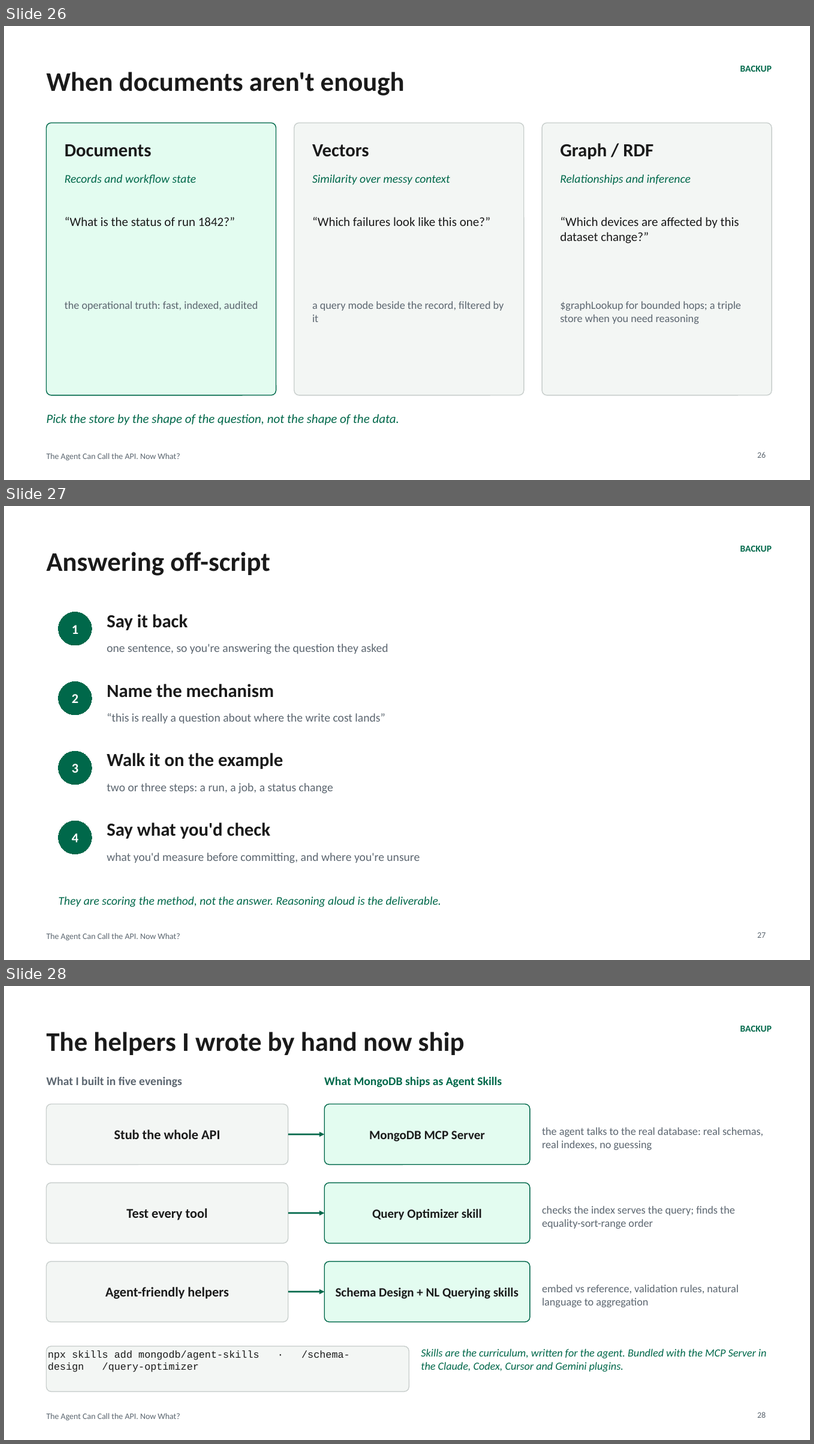
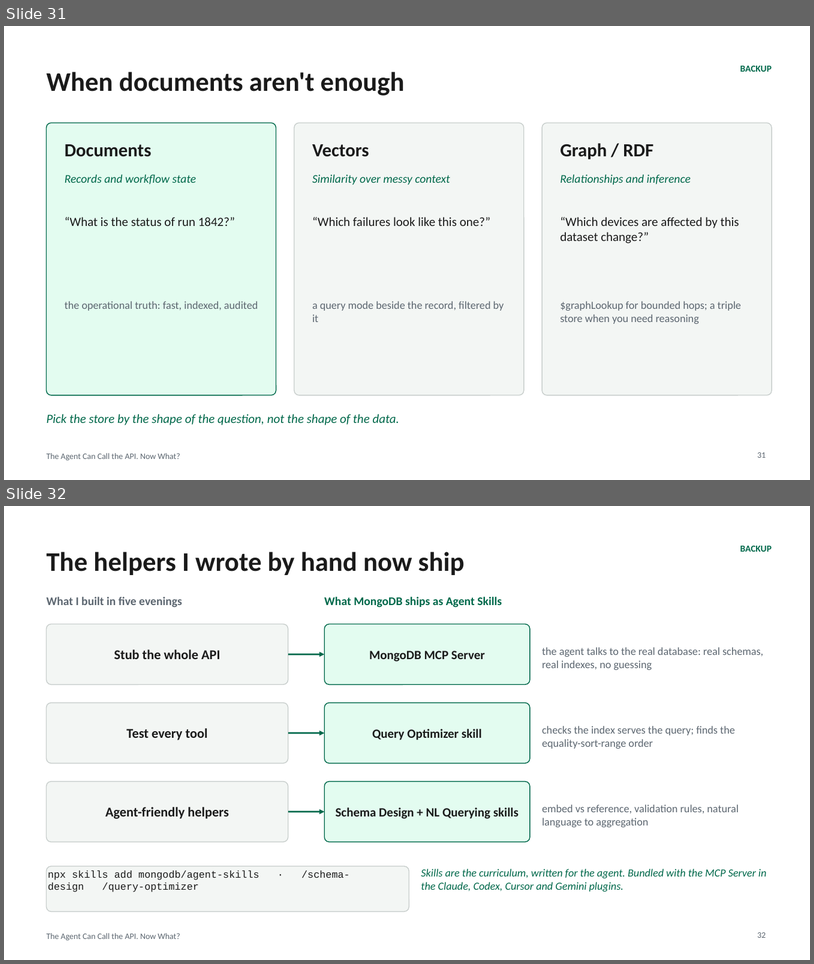
Before and after one commit to eoinjordan/what-should-a-local-agent-remember, a slide deck: slides/what-should-a-local-agent-remember.pptx. Shown one above the other, each under a label of ours: slides 26, 27 and 28 before the commit, slides 31 and 32 after it. The pictures are 814x1444 and 814x964 pixels, drawn with LibreOffice and Linux fonts; fonts in the diff are those of the drawing. Boxes give left, top, right and bottom in pixels: in the first picture for what was removed or moved away, otherwise in the second. Text is boxed around its words. In the diff, an @@ line names an element or a change of style, - is before the commit and + after.

```diff
--- a/slides/what-should-a-local-agent-remember.pptx
+++ b/slides/what-should-a-local-agent-remember.pptx
@@ slide 27 removed at [4,506,810,960], background #FFFFFF; not listed: 2 template elements that a slide beside it also shows @@
@@ title removed at [47,552,270,576] @@
-Answering off-script
@@ ellipse removed at [59,612,92,645] @@
-1
@@ text removed at [107,614,188,630] @@
-Say it back
@@ text removed at [107,643,388,654] @@
-one sentence, so you're answering the question they asked
@@ ellipse removed at [59,681,92,715] @@
-2
@@ text removed at [107,684,274,697] @@
-Name the mechanism
@@ text removed at [107,713,385,723] @@
-“this is really a question about where the write cost lands”
@@ ellipse removed at [59,751,92,784] @@
-3
@@ text removed at [107,753,283,769] @@
-Walk it on the example
@@ text removed at [107,783,333,793] @@
-two or three steps: a run, a job, a status change
@@ ellipse removed at [59,820,92,854] @@
-4
@@ text removed at [107,822,270,838] @@
-Say what you'd check
@@ text removed at [107,852,420,863] @@
-what you'd measure before committing, and where you're unsure
@@ text removed at [59,896,441,907] @@
-They are scoring the method, not the answer. Reasoning aloud is the deliverable.
@@ page number removed at [758,932,766,937] @@
-27
@@ what was slide 26 is now slide 31 @@
@@ page number at [758,452,766,457]: text changed @@
-26
+31
@@ what was slide 28 is now slide 32 @@
@@ page number at [758,932,766,937]: text changed @@
-28
+32
```
Also in this commit, not shown: 5 slides changed, 1 other slide removed, 2 other files.
